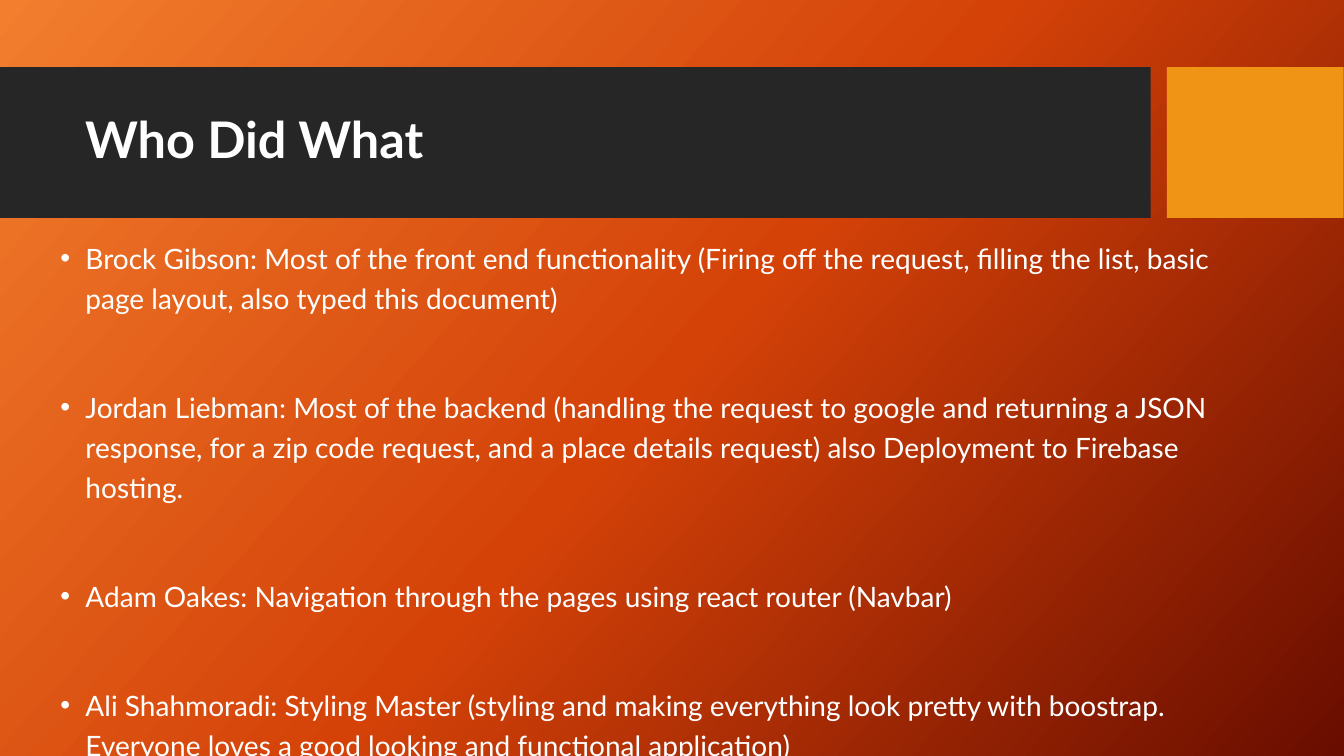
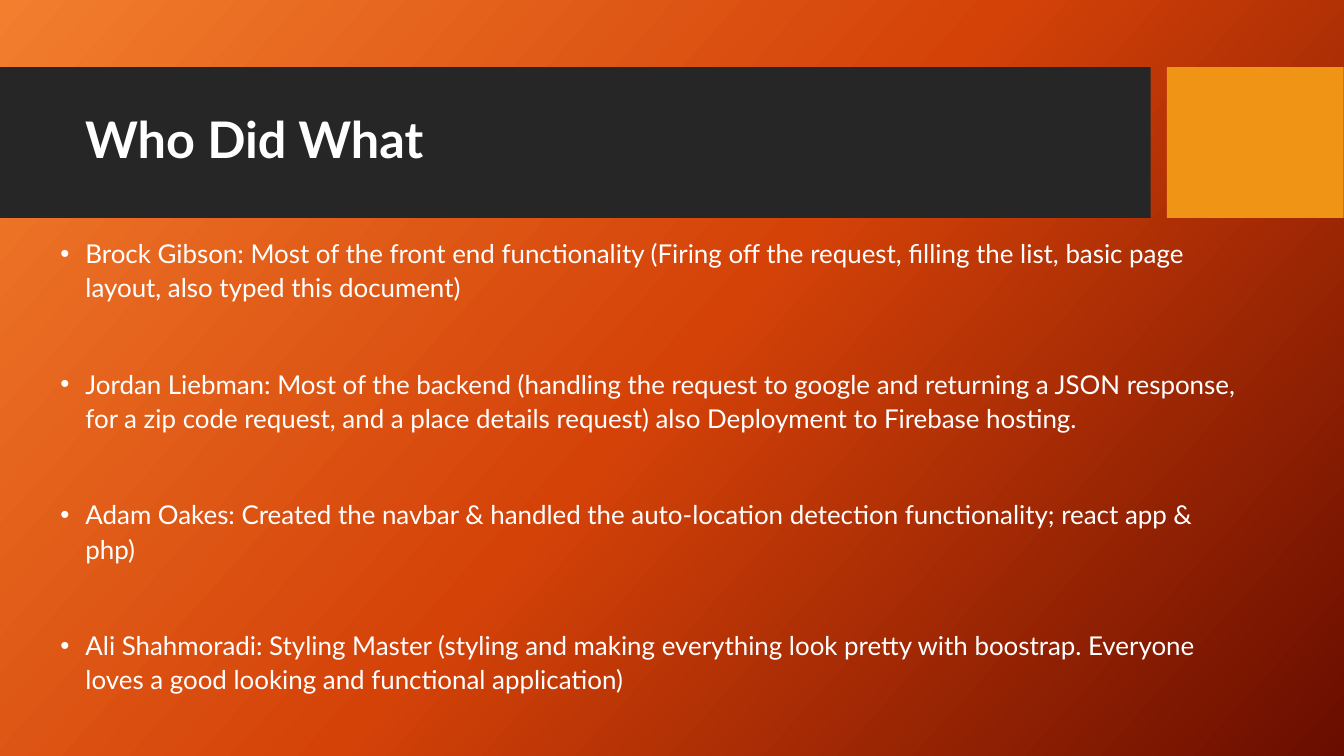
Before and after one commit to Brock-Gibson/Pizza-Now, a slide deck: slide 13 of Presentation/PizzaNow.pptx (slide 12 before the commit). Drawn at 1344x756 pixels with LibreOffice and Linux fonts; fonts in the diff are those of the drawing; background and template pictures are left out. Boxes give left, top, right and bottom in pixels: in the first picture for what was removed or moved away, otherwise in the second. Text is boxed around its words. In the diff, an @@ line names an element or a change of style, - is before the commit and + after.

```diff
--- a/Presentation/PizzaNow.pptx
+++ b/Presentation/PizzaNow.pptx
@@ text at (85, 243, 1235, 694): size 20 to 18.5 pt in "Brock Gibson: Most of the front end ...", "Jordan Liebman: Most of the backend (handling ...", "Ali Shahmoradi: Styling Master (styling and making ..."; line spacing 1.2 to 1.1 @@
@@ text at (85, 505, 1167, 563): text changed; size 20 to 18.5 pt @@
-• Adam Oakes: Navigation through the pages using react router (Navbar)
+• Adam Oakes: Created the navbar & handled the auto-location detection functionality; react app & php)
```
Also in this commit, not shown: 5 other slides changed, 1 slide added, 1 other file.
